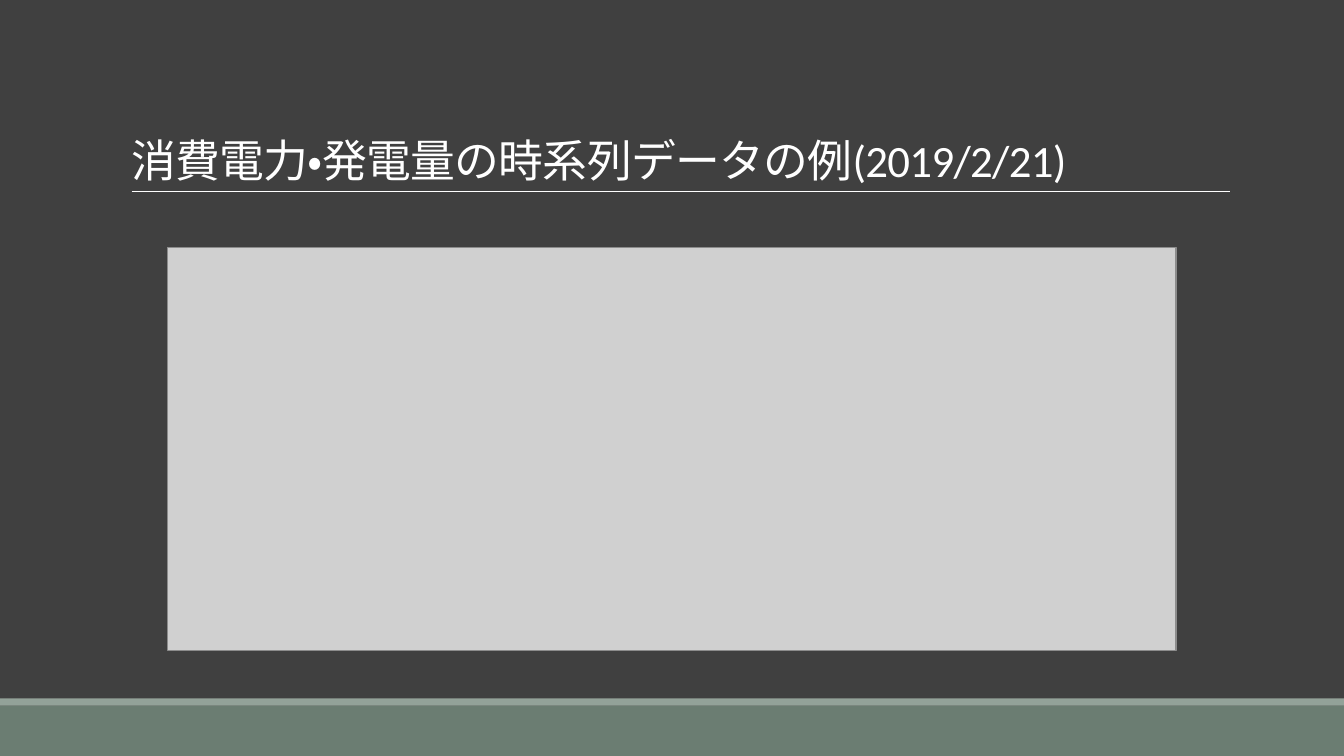
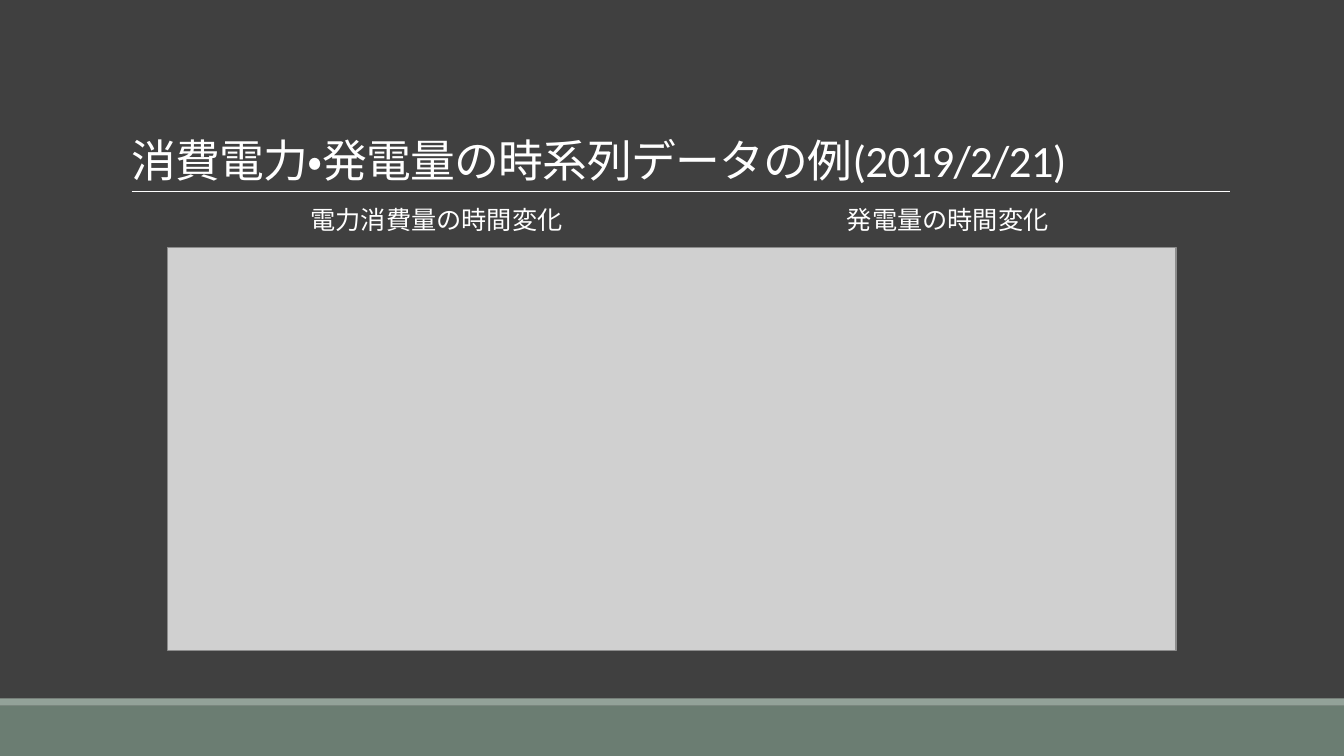
Before and after one commit to yotapoon/concumption, a slide deck: slide 3 of 発表.pptx. Drawn at 1344x756 pixels with LibreOffice and Linux fonts; fonts in the diff are those of the drawing; grey boxes stand for pictures. Boxes give left, top, right and bottom in pixels: in the first picture for what was removed or moved away, otherwise in the second. Text is boxed around its words. In the diff, an @@ line names an element or a change of style, - is before the commit and + after.

```diff
--- a/発表.pptx
+++ b/発表.pptx
@@ text added at (x1=310, y1=208, x2=562, y2=231), 18 pt, text #FFFFFF @@
+電力消費量の時間変化
@@ text added at (x1=847, y1=208, x2=1049, y2=231), 18 pt, text #FFFFFF @@
+発電量の時間変化
```
Also in this commit, not shown: 4 other slides changed, 2 slides added.
